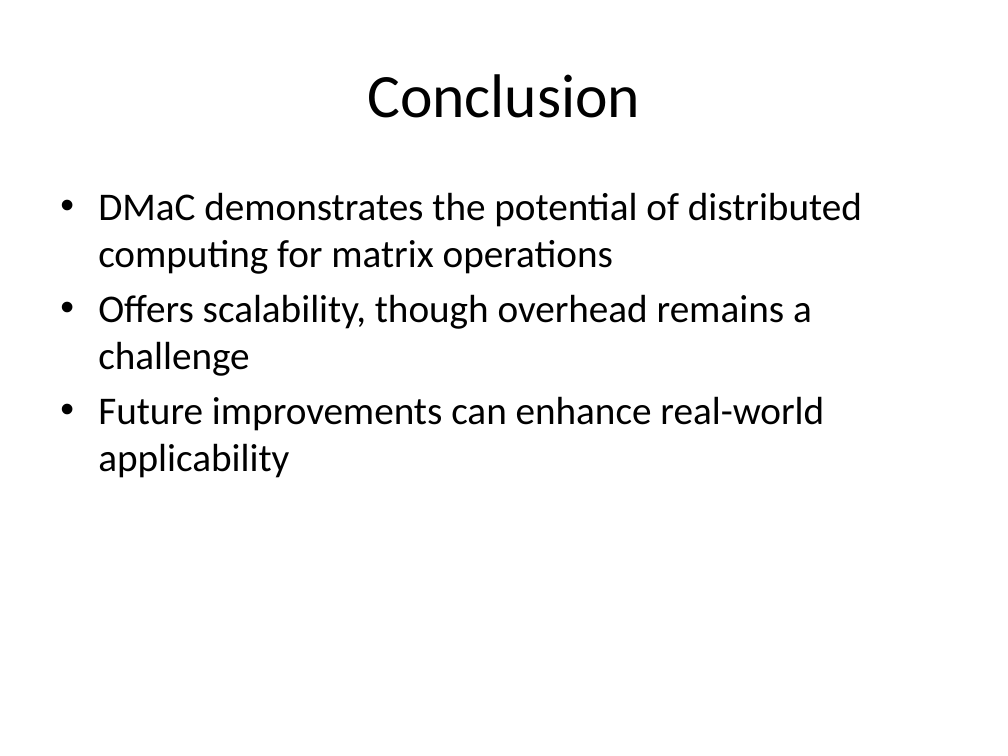
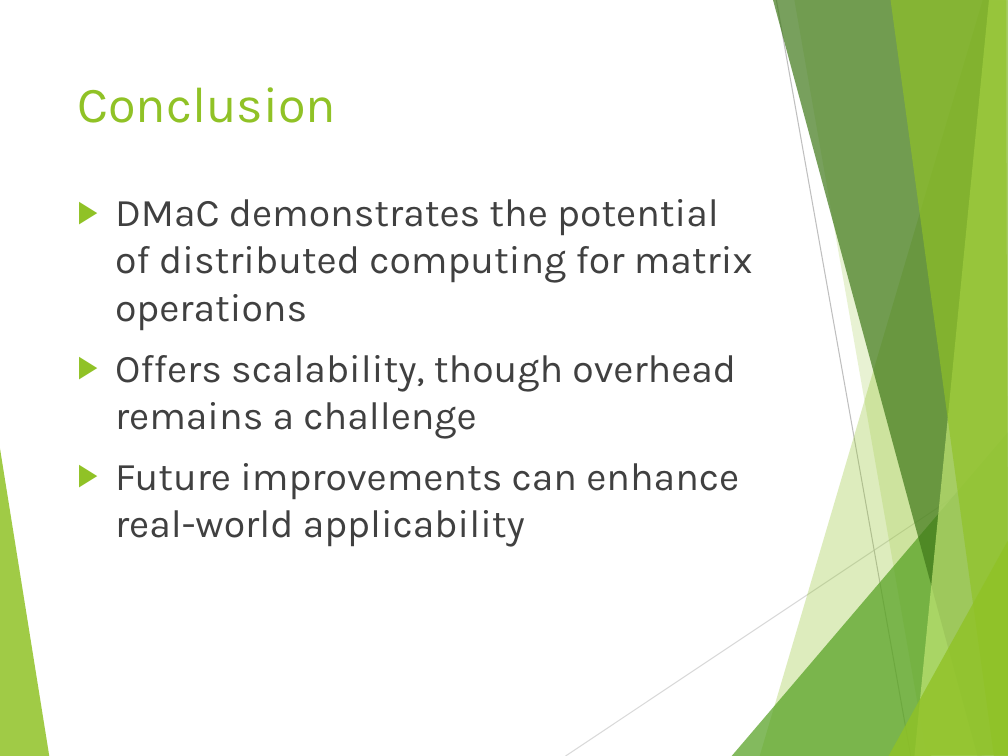
Before and after one commit to rbazzell/distributed-systems-project, a slide deck: slide 13 of DMaC_slides.pptx (slide 14 before the commit). Drawn at 1008x756 pixels with LibreOffice and Linux fonts; fonts in the diff are those of the drawing. Boxes give left, top, right and bottom in pixels: in the first picture for what was removed or moved away, otherwise in the second. Text is boxed around its words. In the diff, an @@ line names an element or a change of style, - is before the commit and + after.

```diff
--- a/DMaC_slides.pptx
+++ b/DMaC_slides.pptx
@@ title "Conclusion": place and size @@
-title "Conclusion" at (367,74,640,118)
+title "Conclusion" at (77,87,336,123)
@@ title "Conclusion" at (77,87,336,123): size 44 to 36 pt, font Calibri to Karla, text colour #000000 to #90C226; alignment centre to left; vertical alignment middle to top @@
@@ text "DMaC demonstrates the potential of ...": place and size @@
-text "DMaC demonstrates the potential of ..." at (98,192,862,478)
+text "DMaC demonstrates the potential of ..." at (115,199,753,547)
@@ text "DMaC demonstrates the potential of ..." at (115,199,753,547): font Calibri to Karla, text colour #000000 to #404040; bullet • to ▶; more space between paragraphs @@
@@ group added at (0,0,1008,756): 8 freeform shapes, 2 lines @@
```
Also in this commit, not shown: 10 other slides changed, 3 slides added, 4 slides removed.
